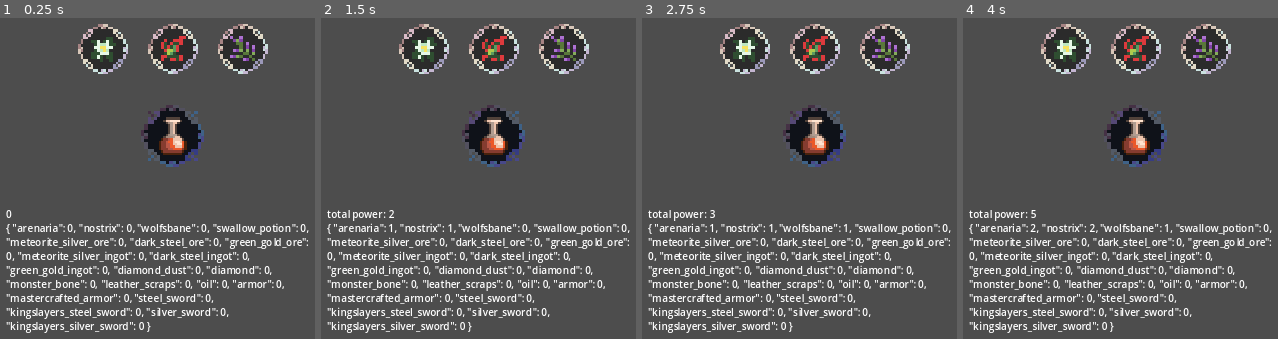
Above: before the commit, frames 1-4 (left to right).
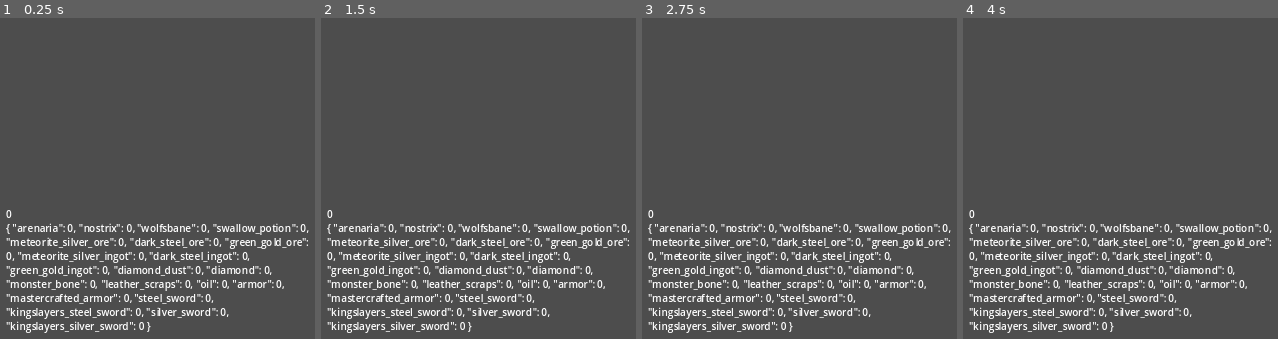
Above: after the commit, the same moments.

Repository: alexg-lviv/Mori-Bazius-Frontend
Game: Godot game, scene res://src/scenes/Main.tscn
The game is run twice, just before and just after one commit, with the same random seed, the same clock (stepped at 60 frames per second) and the same inputs.
Inputs (mouse positions are in pixels of both pictures, inside the frame that each line leads up to):
- Up to frame 1 (0.25 s): no input
- Up to frame 2 (1.5 s): click (424, 50) at 0.52 s; click (494, 50) at 1.27 s
- Up to frame 3 (2.75 s): click (884, 50) at 2.02 s
- Up to frame 4 (4 s): click (1066, 50) at 2.77 s; click (1136, 50) at 3.52 s

The runs differ from the first frame. In frame 1, 7.8% of the frame differs, in the area x 24-86%, y 1-47%; in frame 2, 8.1%; in frame 3, 8.2%, in the area x 1-86%, y 1-67%; in frame 4, 8.2%.

Commit message:
Add data

Diff:
--- a/src/src/scenes/Main.tscn
+++ b/src/src/scenes/Main.tscn
@@ -1,9 +1,7 @@
-[gd_scene load_steps=5 format=3 uid="uid://856gt2srm51g"]
+[gd_scene load_steps=3 format=3 uid="uid://856gt2srm51g"]
 
 [ext_resource type="Script" path="res://src/scenes/Main.gd" id="1_ffidp"]
 [ext_resource type="PackedScene" uid="uid://cbog86ioeumba" path="res://src/scenes/UI/HUD.tscn" id="1_lvsag"]
-[ext_resource type="PackedScene" uid="uid://dcr4jexn1te80" path="res://src/scenes/buttons/clickable/Clickable.tscn" id="3_1pax5"]
-[ext_resource type="PackedScene" uid="uid://c8nry6kat8a84" path="res://src/scenes/buttons/craftable/Craftable.tscn" id="4_g1d0j"]
 
 [node name="Main" type="Control"]
 layout_mode = 3
@@ -24,40 +22,8 @@
 grow_horizontal = 2
 grow_vertical = 2
 
-[node name="Arenaria" parent="Clickables" instance=ExtResource("3_1pax5")]
-layout_mode = 0
-offset_left = 210.0
-offset_top = 138.0
-offset_right = 290.0
-offset_bottom = 218.0
-_name = "arenaria"
-
-[node name="Nostrix" parent="Clickables" instance=ExtResource("3_1pax5")]
-layout_mode = 0
-offset_left = 322.0
-offset_top = 137.0
-offset_right = 402.0
-offset_bottom = 217.0
-_name = "nostrix"
-
-[node name="Wolfsbane" parent="Clickables" instance=ExtResource("3_1pax5")]
-layout_mode = 0
-offset_left = 433.0
-offset_top = 137.0
-offset_right = 513.0
-offset_bottom = 217.0
-_name = "wolfsbane"
-
 [node name="Craftables" type="Control" parent="."]
 anchors_preset = 0
-
-[node name="SwallowPotion" parent="Craftables" instance=ExtResource("4_g1d0j")]
-layout_mode = 0
-offset_left = 311.0
-offset_top = 267.0
-offset_right = 411.0
-offset_bottom = 367.0
-_name = "swallow_potion"
 
 [node name="ItemsText" type="RichTextLabel" parent="."]
 custom_minimum_size = Vector2(500, 100)
--- /dev/null
+++ b/src/src/scenes/buttons/Clickable.tscn
@@ -0,0 +1,26 @@
+[gd_scene load_steps=4 format=3 uid="uid://cl4wpxt8kb3ce"]
+
+[ext_resource type="Texture2D" uid="uid://bw2kssw3itt3s" path="res://art/UI/buttons/click_butt.png" id="1_pfhbm"]
+[ext_resource type="Script" path="res://src/scenes/buttons/Clickable.gd" id="2_mfgya"]
+[ext_resource type="Script" path="res://src/scenes/items/Item.gd" id="3_afkf3"]
+
+[node name="Clickable" type="TextureButton"]
+custom_minimum_size = Vector2(80, 80)
+texture_normal = ExtResource("1_pfhbm")
+stretch_mode = 5
+script = ExtResource("2_mfgya")
+
+[node name="Item" type="TextureRect" parent="."]
+layout_mode = 1
+anchors_preset = -1
+anchor_right = 1.0
+anchor_bottom = 1.0
+offset_left = 20.0
+offset_top = 20.0
+offset_right = -20.0
+offset_bottom = -20.0
+grow_horizontal = 2
+grow_vertical = 2
+script = ExtResource("3_afkf3")
+
+[connection signal="pressed" from="." to="." method="_on_pressed"]
--- a/src/src/scenes/buttons/craftable/Craftable.gd
+++ b/src/src/scenes/buttons/Craftable.gd
@@ -1,4 +1,4 @@
-extends "res://src/scenes/buttons/clickable/Clickable.gd"
+extends "res://src/scenes/buttons/Clickable.gd"
 
 var _requirements: Dictionary
 
--- /dev/null
+++ b/src/src/scenes/buttons/Craftable.tscn
@@ -0,0 +1,12 @@
+[gd_scene load_steps=5 format=3 uid="uid://ce2attkcv2r11"]
+
+[ext_resource type="PackedScene" uid="uid://cl4wpxt8kb3ce" path="res://src/scenes/buttons/Clickable.tscn" id="1_8q1hi"]
+[ext_resource type="Texture2D" uid="uid://jd7spylko0e8" path="res://art/UI/buttons/craft_butt.png" id="1_dd0jc"]
+[ext_resource type="Texture2D" uid="uid://i5tppfsk6djp" path="res://art/UI/buttons/disabeled_craft_butt.png" id="2_nydha"]
+[ext_resource type="Script" path="res://src/scenes/buttons/Craftable.gd" id="3_dh0d2"]
+
+[node name="Craftable" instance=ExtResource("1_8q1hi")]
+custom_minimum_size = Vector2(120, 120)
+texture_normal = ExtResource("1_dd0jc")
+texture_disabled = ExtResource("2_nydha")
+script = ExtResource("3_dh0d2")
--- /dev/null
+++ b/src/src/scenes/buttons/Upgrades.tscn
@@ -0,0 +1,10 @@
+[gd_scene load_steps=4 format=3 uid="uid://dfy2ac8nab5dc"]
+
+[ext_resource type="PackedScene" uid="uid://ce2attkcv2r11" path="res://src/scenes/buttons/Craftable.tscn" id="1_2btxo"]
+[ext_resource type="Texture2D" uid="uid://dvq164jlu45pq" path="res://art/UI/buttons/upgrade_butt.png" id="2_4y7c0"]
+[ext_resource type="Texture2D" uid="uid://d3xo8rppdq8hu" path="res://art/UI/buttons/upgrade_disabled_butt.png" id="3_ki8ss"]
+
+[node name="Upgrades" instance=ExtResource("1_2btxo")]
+custom_minimum_size = Vector2(150, 150)
+texture_normal = ExtResource("2_4y7c0")
+texture_disabled = ExtResource("3_ki8ss")
--- a/src/src/scenes/buttons/clickable/Clickable.tscn
+++ /dev/null
@@ -1,26 +0,0 @@
-[gd_scene load_steps=4 format=3 uid="uid://dcr4jexn1te80"]
-
-[ext_resource type="Texture2D" uid="uid://bw2kssw3itt3s" path="res://art/UI/buttons/click_butt.png" id="1_xr21a"]
-[ext_resource type="Script" path="res://src/scenes/buttons/clickable/Clickable.gd" id="2_i2drv"]
-[ext_resource type="Script" path="res://src/scenes/items/Item.gd" id="3_idun8"]
-
-[node name="Clickable" type="TextureButton"]
-custom_minimum_size = Vector2(80, 80)
-texture_normal = ExtResource("1_xr21a")
-stretch_mode = 5
-script = ExtResource("2_i2drv")
-
-[node name="Item" type="TextureRect" parent="."]
-layout_mode = 1
-anchors_preset = -1
-anchor_right = 1.0
-anchor_bottom = 1.0
-offset_left = 20.0
-offset_top = 20.0
-offset_right = -20.0
-offset_bottom = -20.0
-grow_horizontal = 2
-grow_vertical = 2
-script = ExtResource("3_idun8")
-
-[connection signal="pressed" from="." to="." method="_on_pressed"]
--- a/src/src/scenes/buttons/craftable/Craftable.tscn
+++ /dev/null
@@ -1,12 +0,0 @@
-[gd_scene load_steps=5 format=3 uid="uid://c8nry6kat8a84"]
-
-[ext_resource type="PackedScene" uid="uid://dcr4jexn1te80" path="res://src/scenes/buttons/clickable/Clickable.tscn" id="1_4lfqk"]
-[ext_resource type="Texture2D" uid="uid://jd7spylko0e8" path="res://art/UI/buttons/craft_butt.png" id="2_8kfr1"]
-[ext_resource type="Script" path="res://src/scenes/buttons/craftable/Craftable.gd" id="2_d5i2n"]
-[ext_resource type="Texture2D" uid="uid://i5tppfsk6djp" path="res://art/UI/buttons/disabeled_craft_butt.png" id="3_cr76p"]
-
-[node name="Craftable" instance=ExtResource("1_4lfqk")]
-custom_minimum_size = Vector2(100, 100)
-texture_normal = ExtResource("2_8kfr1")
-texture_disabled = ExtResource("3_cr76p")
-script = ExtResource("2_d5i2n")
--- a/src/src/singletons/Items.gd
+++ b/src/src/singletons/Items.gd
@@ -29,67 +29,128 @@
 
 	"meteorite_silver_ore": {
 		"power": 5,
+		"sprite": preload("res://art/items/clickable/ores/meteorite_silver_ore.png"),
 		"requirements": null,
 	},
 	"dark_steel_ore": {
 		"power": 5,
+		"sprite": preload("res://art/items/clickable/ores/dark_steel_ore.png"),
 		"requirements": null,
 	},
 	"green_gold_ore": {
 		"power": 5,
+		"sprite": preload("res://art/items/clickable/ores/green_gold_ore.png"),
 		"requirements": null,
 	},
 
 	"meteorite_silver_ingot": {
 		"power": 100,
+		"sprite": preload("res://art/items/craftable/ingots/meteorite_silver_ingot.png"),
+		"requirements": {
+			"meteorite_silver_ore": 10,
+		},
 	},
 	"dark_steel_ingot": {
 		"power": 100,
+		"sprite": preload("res://art/items/craftable/ingots/dark_steel_ingot.png"),
+		"requirements": {
+			"dark_steel_ore": 10,
+		},
 	},
 	"green_gold_ingot": {
 		"power": 100,
+		"sprite": preload("res://art/items/craftable/ingots/green_gold_ingot.png"),
+		"requirements": {
+			"green_gold_ore": 10,
+		},
 	},
 
 	"diamond_dust": {
 		"power": 2,
+		"sprite": preload("res://art/items/clickable/other/diamond_dust.png"),
 		"requirements": null,
 	},
 	"diamond": {
 		"power": 50,
+		"sprite": preload("res://art/items/craftable/other/diamond.png"),
+		"requirements": {
+			"diamond_dust": 10,
+		},
 	},
 
 	"monster_bone": {
 		"power": 1,
+		"sprite": preload("res://art/items/clickable/monsters_loot/monster_bone.png"),
 		"requirements": null,
 	},
 	"leather_scraps": {
 		"power": 3,
+		"sprite": preload("res://art/items/clickable/other/leather_scrap.png"),
 		"requirements": null,
 	},
 	"oil": {
 		"power": 1,
+		"sprite": preload("res://art/items/clickable/other/oil.png"),
 		"requirements": null,
 	},
 
 	"armor": {
 		"power": 350,
+		"sprite": preload("res://art/items/craftable/armor/armor.png"),
+		"requirements": {
+			"dark_steel_ingot": 1,
+			"leather_scraps": 20,
+			"monster_bone": 5,
+		},
 	},
 	"mastercrafted_armor": {
 		"power": 2500,
+		"sprite": preload("res://art/items/upgrades/armor/mastercrafted_armor.png"),
+		"requirements": {
+			"diamond": 5,
+			"meteorite_silver_ingot": 3,
+			"green_gold_ingot": 3,
+			"leather_scraps": 10,
+			"armor": 1
+		},
 	},
 
 	"steel_sword": {
 		"power": 550,
+		"sprite": preload("res://art/items/craftable/swords/steel_sword.png"),
+		"requirements": {
+			"dark_steel_ingot": 2,
+			"oil": 8,
+			"leather_scraps": 4,
+		},
 	},
 	"kingslayers_steel_sword": {
 		"power": 3500,
+		"sprite": preload("res://art/items/upgrades/swords/kingslayers_steel_sword.png"),
+		"requirements": {
+			"diamond": 5,
+			"green_gold_ingot": 5,
+			"steel_sword": 1,
+		},
 	},
 
 	"silver_sword": {
 		"power": 550,
+		"sprite": preload("res://art/items/craftable/swords/silver_sword.png"),
+		"requirements": {
+			"meteorite_silver_ingot": 2,
+			"oil": 8,
+			"leather_scraps": 4,
+		},
 	},
 	"kingslayers_silver_sword": {
 		"power": 3500,
+		"sprite": preload("res://art/items/upgrades/swords/kingslayers_silver_sword.png"),
+		"requirements": {
+			"diamond": 5,
+			"green_gold_ingot": 5,
+			"silver_sword": 1,
+		},
 	},
 }
 
Binary file added: src/art/UI/buttons/upgrade_butt.png
Not shown, added: src/art/UI/buttons/upgrade_butt.png.import
Binary file added: src/art/UI/buttons/upgrade_disabled_butt.png
Not shown, added: src/art/UI/buttons/upgrade_disabled_butt.png.import
Renamed: src/art/items/upgrades/swords/silver_kingslayers_sword.png -> src/art/items/upgrades/swords/kingslayers_silver_sword.png
Not shown, changed: src/art/items/upgrades/swords/kingslayers_silver_sword.png.import
Renamed: src/art/items/upgrades/swords/steel_kingslayers_sword.png -> src/art/items/upgrades/swords/kingslayers_steel_sword.png
Not shown, changed: src/art/items/upgrades/swords/kingslayers_steel_sword.png.import
Renamed: src/src/scenes/buttons/clickable/Clickable.gd -> src/src/scenes/buttons/Clickable.gd
